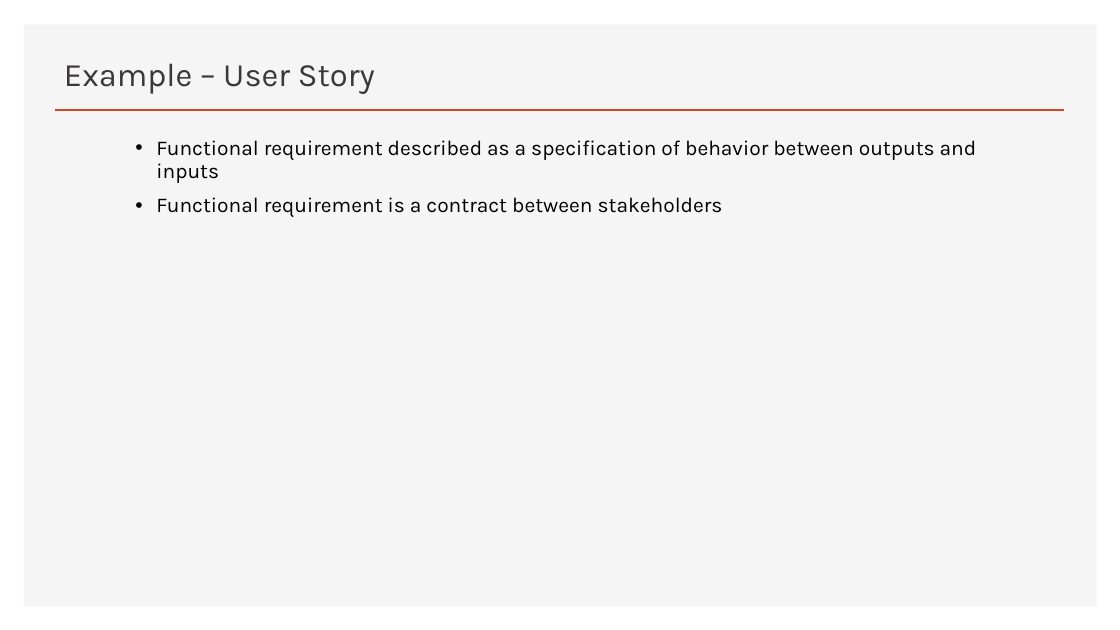
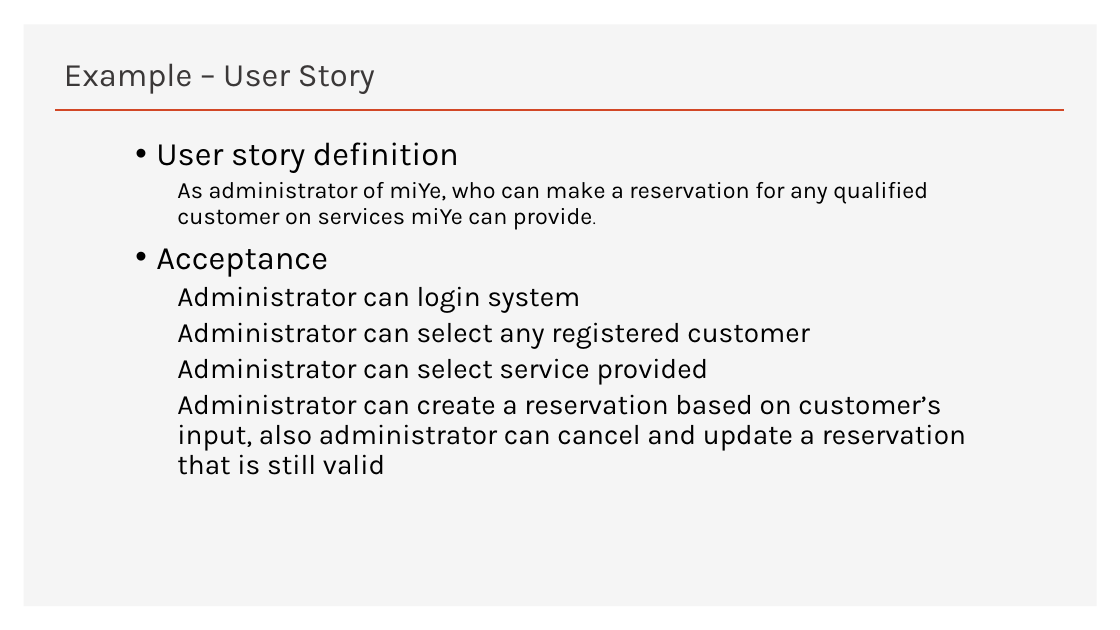
Before and after one commit to billyean/pyEx, a slide deck: slide 4 of sd/module4/BCE_4_4.pptx. Drawn at 1120x630 pixels with LibreOffice and Linux fonts; fonts in the diff are those of the drawing. Boxes give left, top, right and bottom in pixels: in the first picture for what was removed or moved away, otherwise in the second. Text is boxed around its words. In the diff, an @@ line names an element or a change of style, - is before the commit and + after.

```diff
--- a/sd/module4/BCE_4_4.pptx
+++ b/sd/module4/BCE_4_4.pptx
@@ text at (156, 142, 966, 475): text changed; size 18 to 24 pt @@
-• Functional requirement described as a specification of behavior between outputs and inputs
-• Functional requirement is a contract between stakeholders
+• User story definition
+  As administrator of miYe, who can make a reservation for any qualified customer on services miYe can provide.
+• Acceptance
+  Administrator can login system
+  Administrator can select any registered customer
+  Administrator can select service provided
+  Administrator can create a reservation based on customer’s input, also administrator can cancel and update a reservation that is still valid
```
Also in this commit, not shown: 3 other slides changed, 4 other files.
